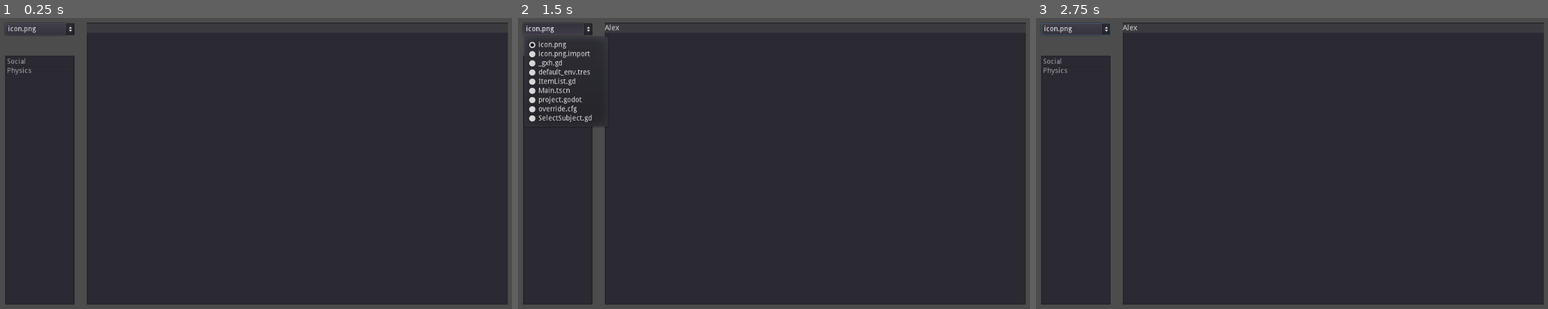
Above: before the commit, frames 1-3 (left to right).
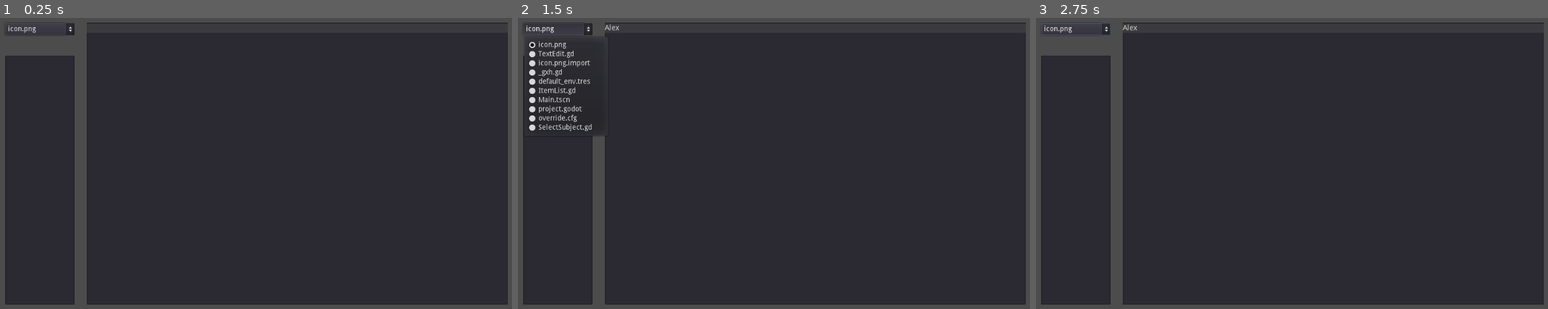
Above: after the commit, the same moments.

Repository: snikolaj/notes_app
Game: Godot game, scene res://Main.tscn
Two runs of this game, one before a commit and one after it. Both use one fixed random seed, a clock stepped at 60 frames per second and the inputs below.
Inputs (mouse positions are in pixels of both pictures, inside the frame that each line leads up to):
- Up to frame 1 (0.25 s): no input
- Up to frame 2 (1.5 s): click (814, 163) at 0.52 s; type "Alex" at 0.6 s; click "icon.png" at 1.25 s
- Up to frame 3 (2.75 s): click "icon.png" at 2 s

The runs differ from the first frame. In frame 1, less than 0.1% of the frame differs, in the area x 1-7%, y 13-20%; in frame 2, 1.1%, in the area x 2-17%, y 11-41%; in frame 3, less than 0.1%.

Commit message:
Add files via upload

Diff:
--- a/ItemList.gd
+++ b/ItemList.gd
@@ -1,22 +1,57 @@
 extends ItemList
 
 
-# Declare member variables here. Examples:
-# var a = 2
-# var b = "text"
-
-
-# Called when the node enters the scene tree for the first time.
-func _ready():
-	add_item("Social")
-	add_item("Physics")
+var fajlovi
+var izbereno_ime
+signal prati_tekst(tekst, ime_na_fajl)
 
 func _process(delta):
 	if is_anything_selected():
-		print(get_selected_items())
+		var fajl_za_isprakjanje = "predmeti/" + izbereno_ime + "/" + fajlovi[get_selected_items()[0]]
+		var tekst_za_isprakjanje = load_file(fajl_za_isprakjanje)
+		#predmeti e prv folder kude sto su svi folderi za predmeti
+		#izbereno ime e ime na predmet koj smo ga odbrale
+		#fajlovi e niza sas svi iminja na fajlovi u izbereno ime
+		#get_selected_items()[0] ga vrakja prvo izbereno ime na fajl
+		emit_signal("prati_tekst", tekst_za_isprakjanje, fajl_za_isprakjanje)
 		unselect_all()
+
+		#zasto imamo unselect_all, uvek kje imamo samo 1 izbereno ime na fajl
 
 
 
 func _on_IzberiPredmet_prati_ime_na_folder(ime):
-	print(ime)
+	izbereno_ime = ime
+	fajlovi = list_files_in_directory("predmeti/" + ime)
+	clear()
+	for fajl in fajlovi:
+		add_item(fajl)
+
+
+
+func list_files_in_directory(path):
+	var files = []
+	var dir = Directory.new()
+	dir.open(path)
+	dir.list_dir_begin()
+
+	while true:
+		var file = dir.get_next()
+		if file == "":
+			break
+		elif not file.begins_with("."):
+			files.append(file)
+
+	dir.list_dir_end()
+
+	return files
+
+func load_file(file):
+	var f = File.new()
+	f.open(file, File.READ)
+	var line = ""
+	while not f.eof_reached(): # iterate through all lines until the end of file is reached
+		line += f.get_line()
+		line += " "
+	f.close()
+	return line
--- a/Main.tscn
+++ b/Main.tscn
@@ -1,7 +1,8 @@
-[gd_scene load_steps=4 format=2]
+[gd_scene load_steps=5 format=2]
 
 [ext_resource path="res://ItemList.gd" type="Script" id=1]
 [ext_resource path="res://SelectSubject.gd" type="Script" id=2]
+[ext_resource path="res://TextEdit.gd" type="Script" id=3]
 
 [sub_resource type="Theme" id=1]
 
@@ -20,9 +21,14 @@
 margin_bottom = 576.0
 highlight_current_line = true
 smooth_scrolling = true
+script = ExtResource( 3 )
 __meta__ = {
 "_edit_use_anchors_": false
 }
+
+[node name="SnimiTimer" type="Timer" parent="TextEdit"]
+wait_time = 2.0
+autostart = true
 
 [node name="IzberiPredmet" type="OptionButton" parent="."]
 margin_left = 24.0
@@ -40,7 +46,7 @@
 margin_right = 40.0
 margin_bottom = 40.0
 
-[node name="ItemList" type="ItemList" parent="."]
+[node name="IzberiFajl" type="ItemList" parent="."]
 margin_left = 24.0
 margin_top = 88.0
 margin_right = 160.0
@@ -49,5 +55,7 @@
 __meta__ = {
 "_edit_use_anchors_": false
 }
+[connection signal="timeout" from="TextEdit/SnimiTimer" to="TextEdit" method="_on_SnimiTimer_timeout"]
 [connection signal="item_selected" from="IzberiPredmet" to="IzberiPredmet" method="_on_IzberiPredmet_item_selected"]
-[connection signal="prati_ime_na_folder" from="IzberiPredmet" to="ItemList" method="_on_IzberiPredmet_prati_ime_na_folder"]
+[connection signal="prati_ime_na_folder" from="IzberiPredmet" to="IzberiFajl" method="_on_IzberiPredmet_prati_ime_na_folder"]
+[connection signal="prati_tekst" from="IzberiFajl" to="TextEdit" method="_on_IzberiFajl_prati_tekst"]
--- /dev/null
+++ b/TextEdit.gd
@@ -0,0 +1,27 @@
+extends TextEdit
+
+var otvoren_fajl = false
+var ime_na_otvoren_fajl
+
+
+func _on_IzberiFajl_prati_tekst(tekst, ime_na_fajl):
+	ime_na_otvoren_fajl = ime_na_fajl
+	text = tekst
+	otvoren_fajl = true
+
+func write_file(file_name, string):
+	var file = File.new()
+	var dir = Directory.new()
+	print(dir.remove(file_name))
+
+	file.open(file_name, File.WRITE)
+	print(file_name, string)
+	file.store_string(string)
+
+	file.close()
+
+
+func _on_SnimiTimer_timeout():
+	print("AAA")
+	if otvoren_fajl and text != "":
+		write_file(ime_na_otvoren_fajl, text)
